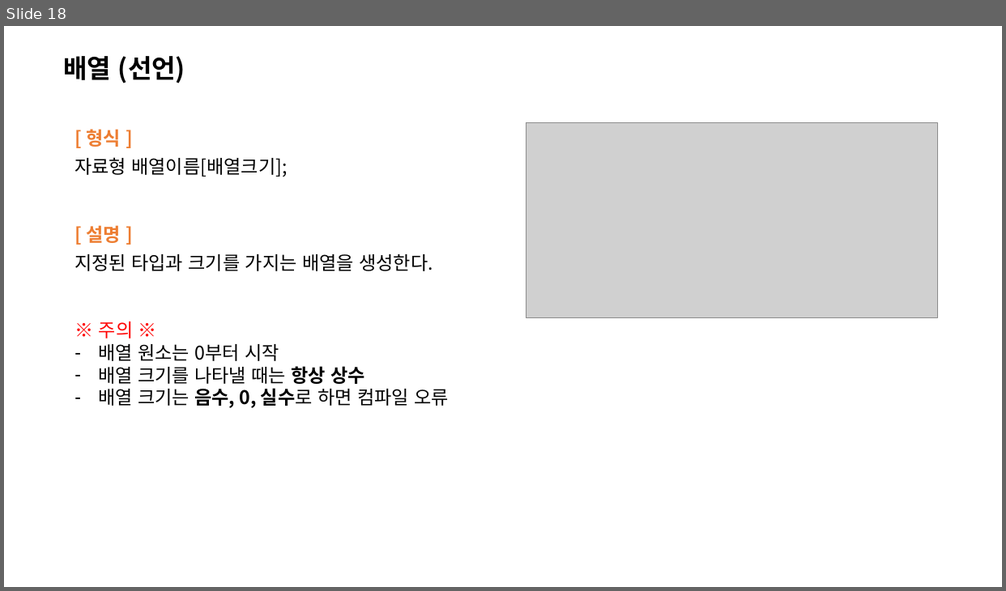
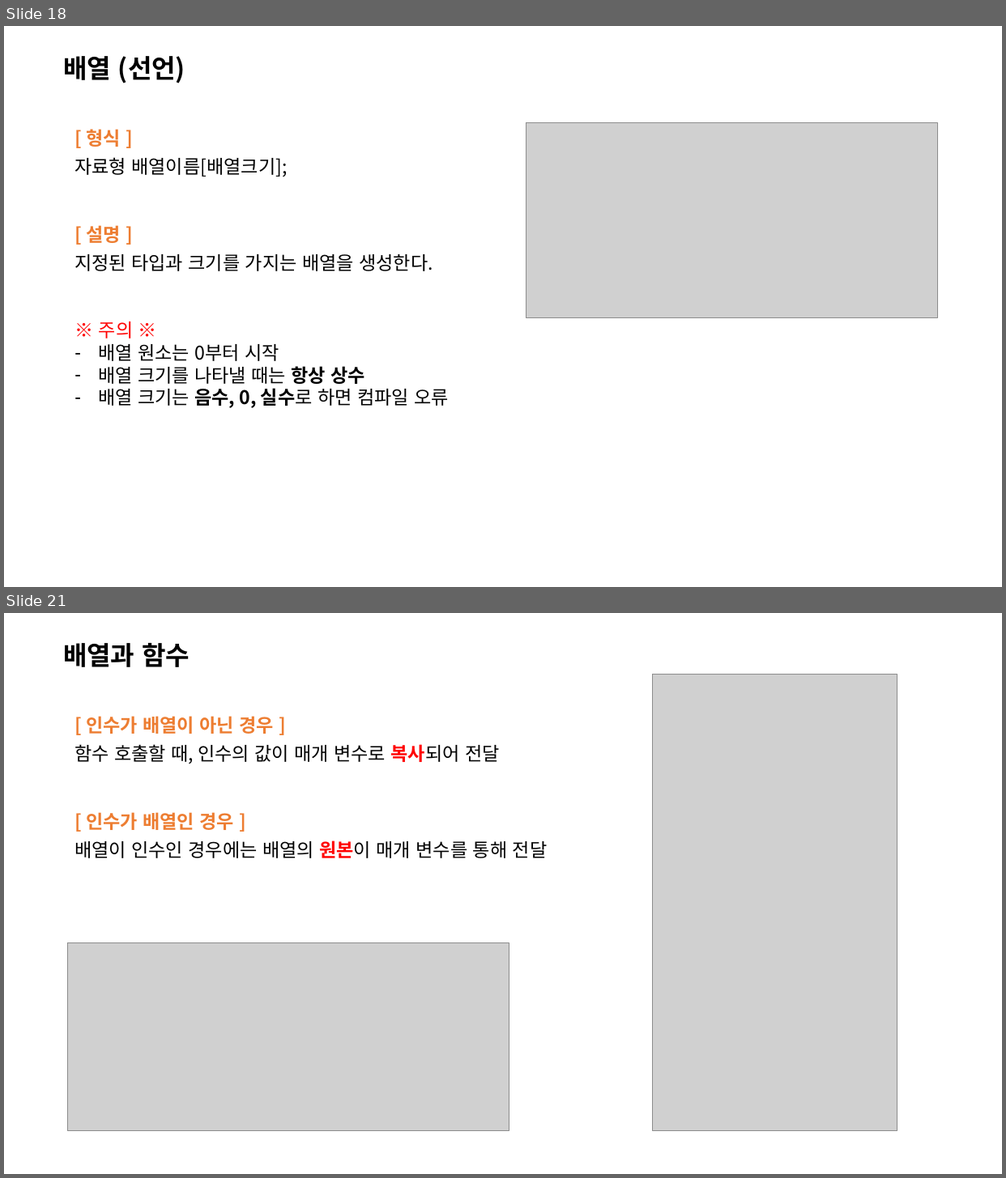
Before and after one commit to HyunKyu-Song/etc, a slide deck: C언어 기본 문법.pptx. Shown one above the other, each under a label of ours: slide 18 before the commit, slides 18 and 21 after it; the slides between them are not shown. The pictures are 1006x591 and 1006x1178 pixels, drawn with LibreOffice and Linux fonts; fonts in the diff are those of the drawing; grey boxes stand for pictures. Boxes give left, top, right and bottom in pixels: in the first picture for what was removed or moved away, otherwise in the second. Text is boxed around its words. In the diff, an @@ line names an element or a change of style, - is before the commit and + after.

```diff
--- a/C언어 기본 문법.pptx
+++ b/C언어 기본 문법.pptx
@@ slide 21 added at [4, 613, 1002, 1174], background #FFFFFF @@
@@ text added at [63, 643, 189, 667], 25 pt, text #000000, bold @@
+배열과 함수
@@ picture added at [652, 675, 897, 1131] @@
@@ text added at [74, 716, 548, 858], 18 pt, text #000000 @@
+[ 인수가 배열이 아닌 경우 ]
+함수 호출할 때, 인수의 값이 매개 변수로 복사되어 전달
+[ 인수가 배열인 경우 ]
+배열이 인수인 경우에는 배열의 원본이 매개 변수를 통해 전달
@@ picture added at [68, 943, 509, 1131] @@
```
Also in this commit, not shown: 3 slides changed, 21 other slides added, 3 other files.
